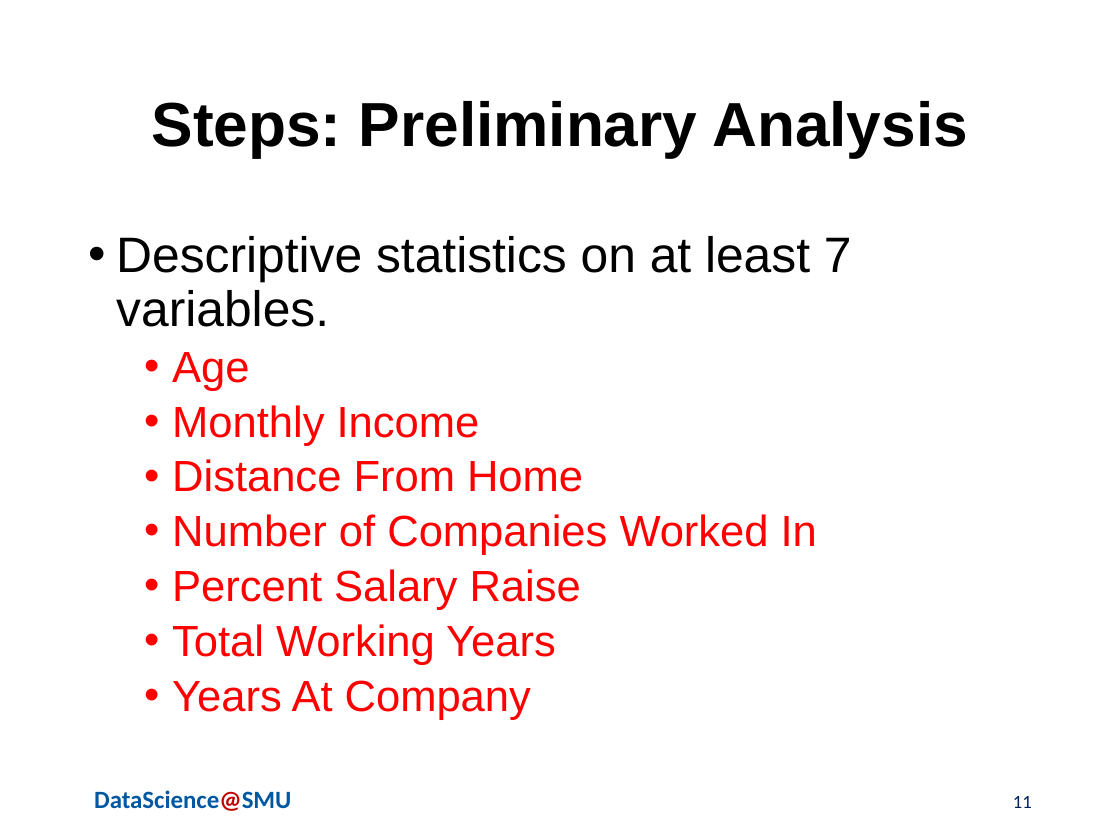
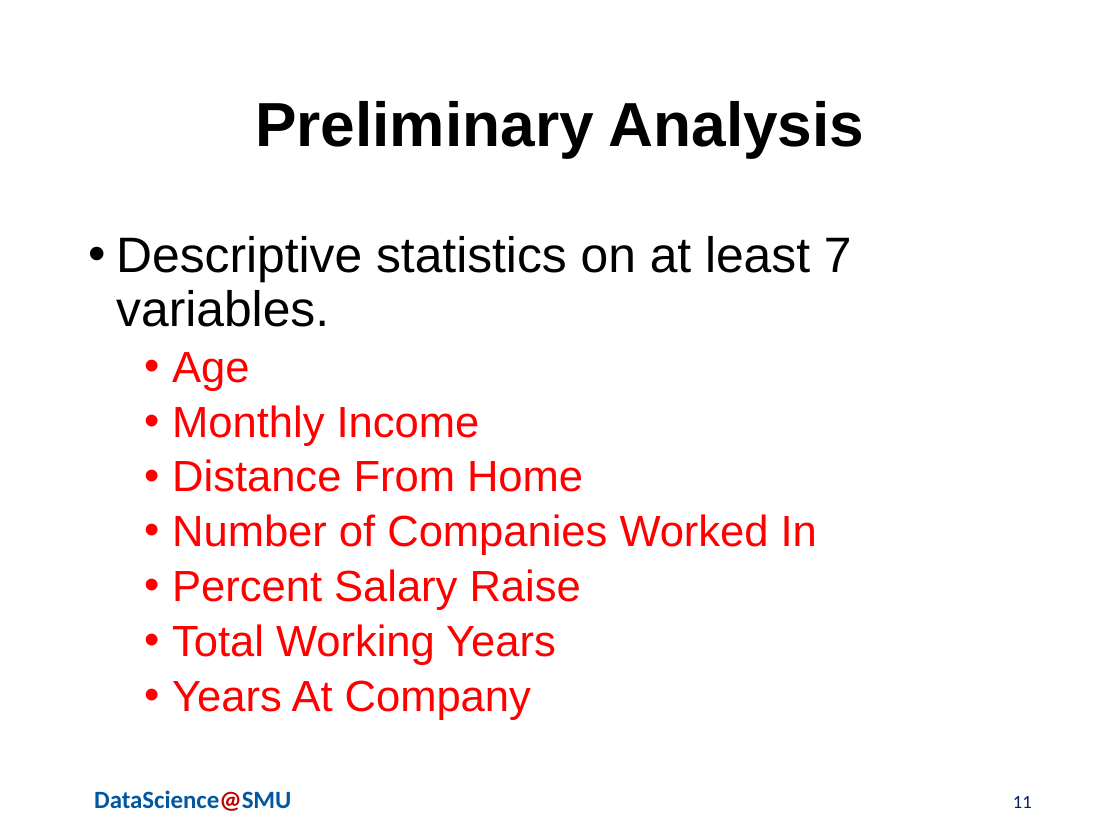
Before and after one commit to chaoshunh/SMU_MSDS, a slide deck: slide 11 of Doing_Data_Science/CaseStudy2/Reports/MSDSPresentation.pptx. Drawn at 1120x840 pixels with LibreOffice and Linux fonts; fonts in the diff are those of the drawing; background and template pictures are left out. Boxes give left, top, right and bottom in pixels: in the first picture for what was removed or moved away, otherwise in the second. Text is boxed around its words. In the diff, an @@ line names an element or a change of style, - is before the commit and + after.

```diff
--- a/Doing_Data_Science/CaseStudy2/Reports/MSDSPresentation.pptx
+++ b/Doing_Data_Science/CaseStudy2/Reports/MSDSPresentation.pptx
@@ title at bbox=[255, 101, 865, 157]: text changed @@
-Steps: Preliminary Analysis
+Preliminary Analysis
```
Also in this commit, not shown: 9 other slides changed.
